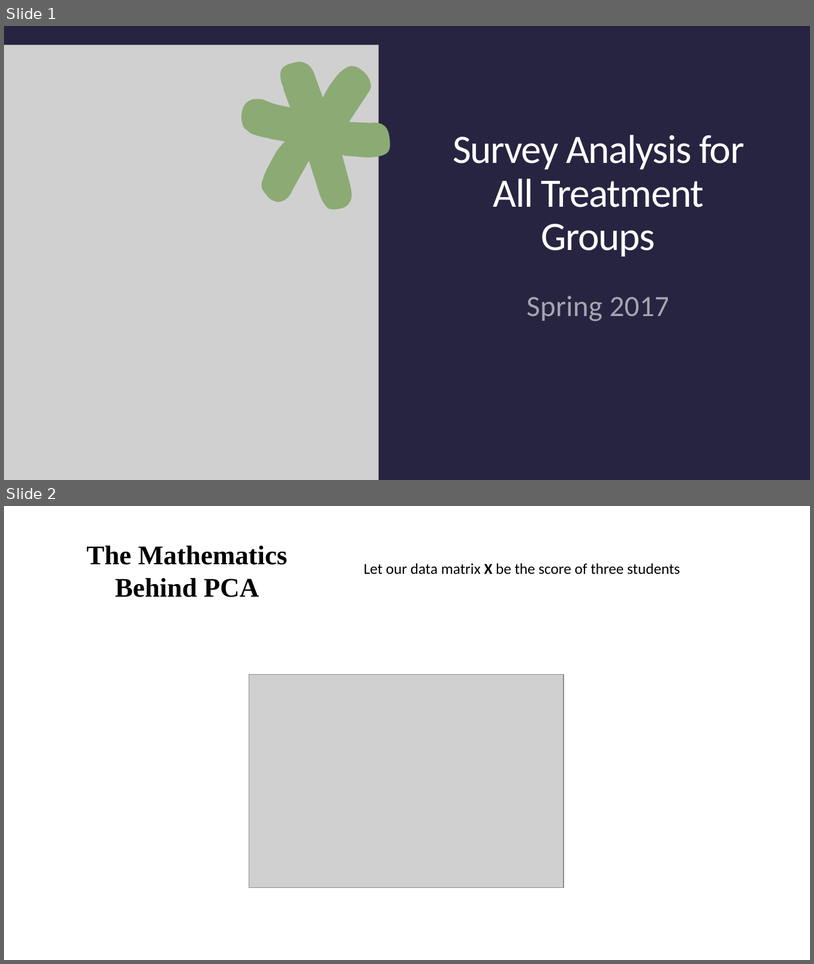
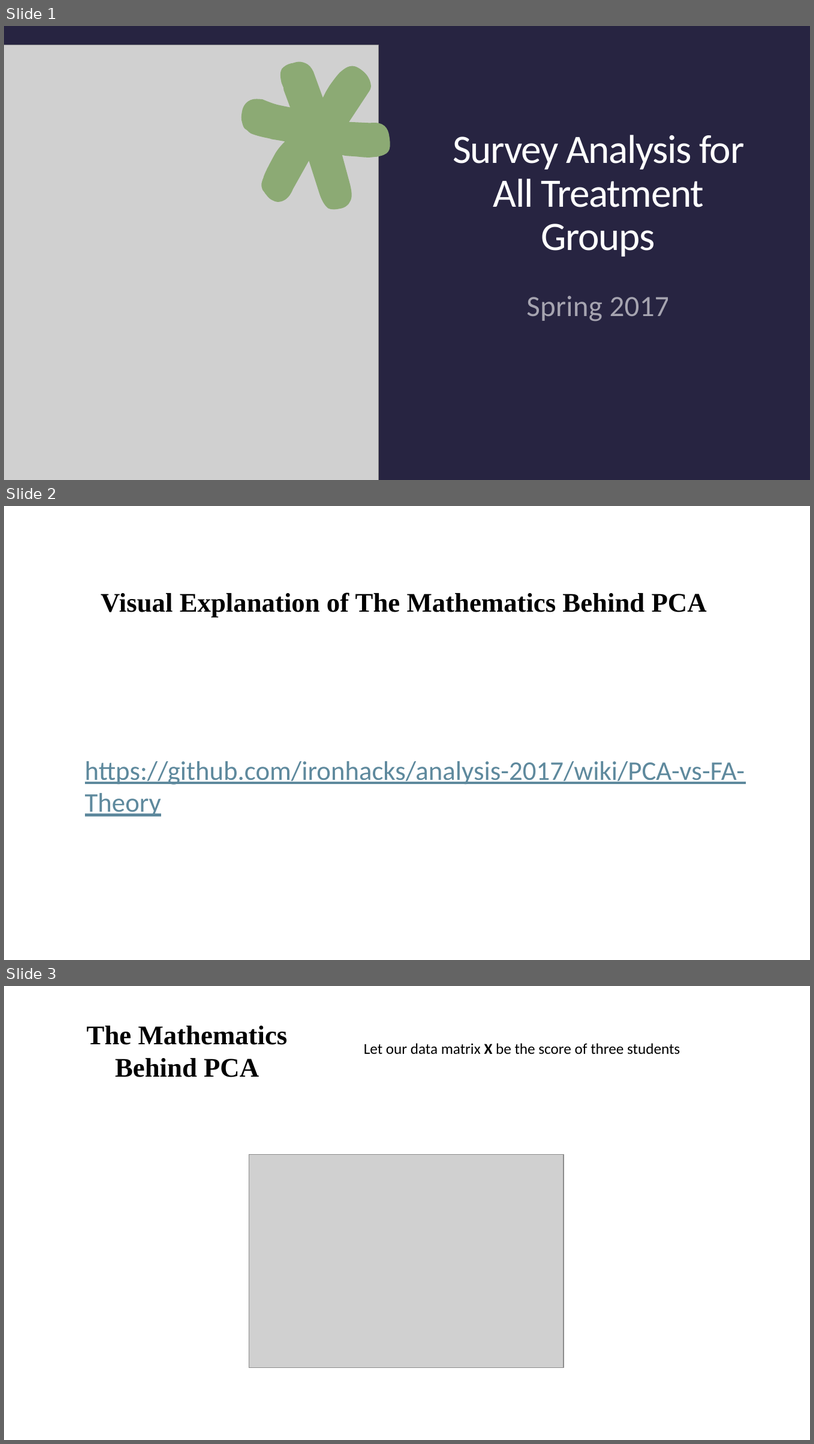
Before and after one commit to ironhacks/spring-2017-analysis, a slide deck: surveys/survey_analysis_and_pca_theory.pptx. Shown one above the other, each under a label of ours: slides 1 and 2 before the commit, slides 1, 2 and 3 after it. The pictures are 814x964 and 814x1444 pixels, drawn with LibreOffice and Linux fonts; fonts in the diff are those of the drawing; grey boxes stand for pictures. Boxes give left, top, right and bottom in pixels: in the first picture for what was removed or moved away, otherwise in the second. Text is boxed around its words. In the diff, an @@ line names an element or a change of style, - is before the commit and + after.

```diff
--- a/surveys/survey_analysis_and_pca_theory.pptx
+++ b/surveys/survey_analysis_and_pca_theory.pptx
@@ slide 2 added at [4, 506, 810, 960], background #FFFFFF @@
@@ title added at [101, 592, 707, 617], 32 pt, text #000000, bold @@
+Visual Explanation of The Mathematics Behind PCA
@@ text added at [85, 761, 746, 816], 32 pt, text #5E899D, underline @@
+https://github.com/ironhacks/analysis-2017/wiki/PCA-vs-FA-Theory
@@ what was slide 2 is now slide 3 @@
```
Also in this commit, not shown: 4 other slides added, 3 other files.
